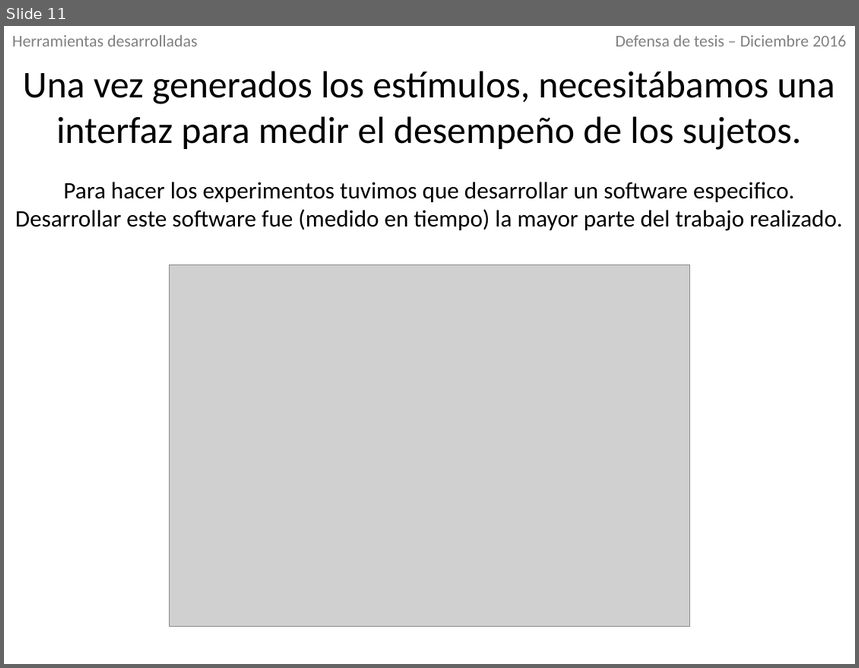
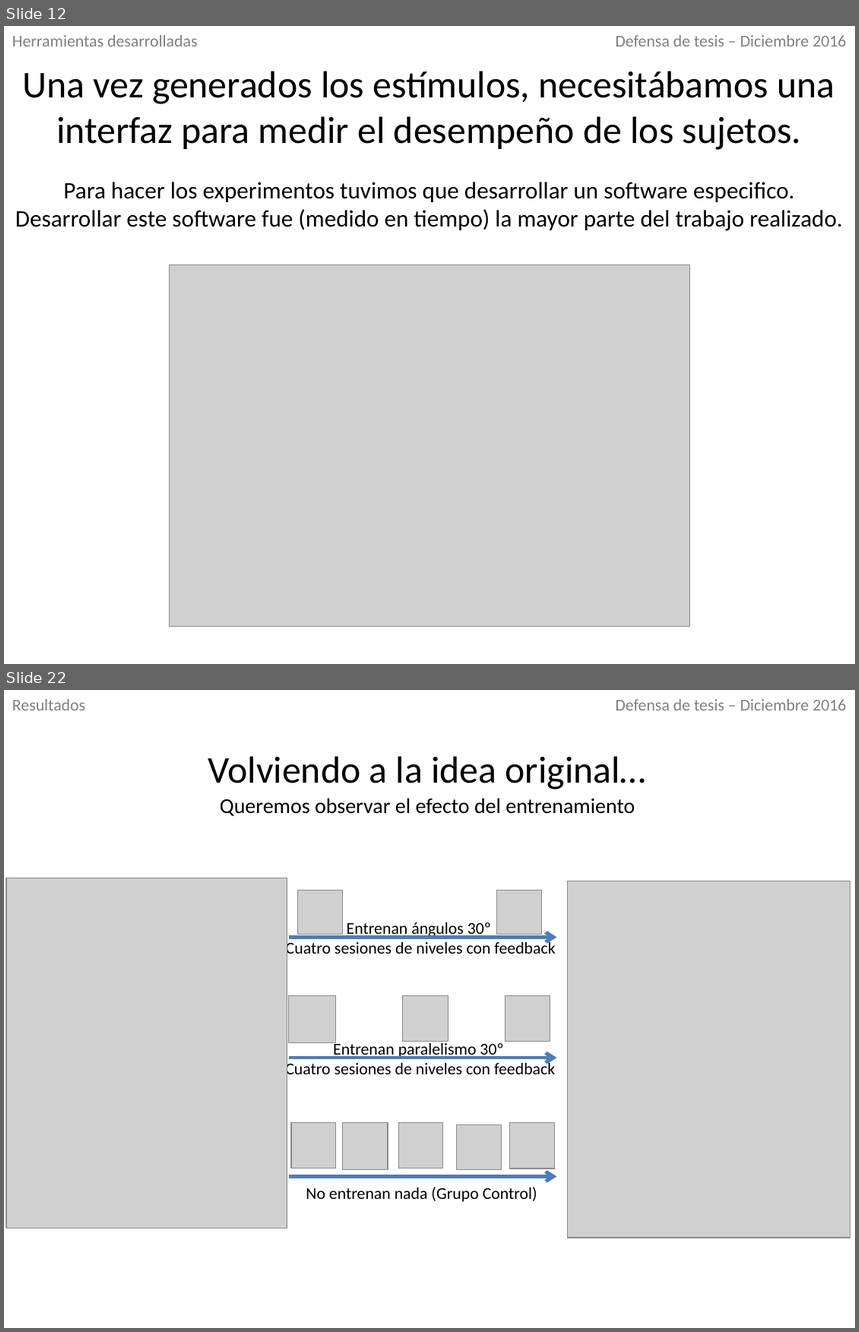
Before and after one commit to IoniUTDT/RedaccionTesis, a slide deck: Defensa/Defensa.pptx. Shown one above the other, each under a label of ours: slide 11 before the commit, slides 12 and 22 after it; the slides between them are not shown. The pictures are 859x668 and 859x1332 pixels, drawn with LibreOffice and Linux fonts; fonts in the diff are those of the drawing; grey boxes stand for pictures. Boxes give left, top, right and bottom in pixels: in the first picture for what was removed or moved away, otherwise in the second. Text is boxed around its words. In the diff, an @@ line names an element or a change of style, - is before the commit and + after.

```diff
--- a/Defensa/Defensa.pptx
+++ b/Defensa/Defensa.pptx
@@ slide 22 added at <box>4,690,855,1328</box>, background #FFFFFF @@
@@ text added at <box>12,699,85,711</box>, 14 pt, text #808080 @@
+Resultados
@@ text added at <box>616,699,846,711</box>, 14 pt, text #808080 @@
+Defensa de tesis – Diciembre 2016
@@ text added at <box>208,756,646,790</box>, 32 pt, text #000000 @@
+Volviendo a la idea original…
@@ text added at <box>220,798,635,816</box>, 18 pt, text #000000 @@
+Queremos observar el efecto del entrenamiento
@@ picture added at <box>6,878,287,1229</box> @@
@@ picture added at <box>297,890,343,934</box> @@
@@ picture added at <box>496,890,542,933</box> @@
@@ picture added at <box>567,882,850,1238</box> @@
@@ text added at <box>286,923,555,959</box>, 14 pt, text #000000 @@
+Entrenan ángulos 30º
+Cuatro sesiones de niveles con feedback
@@ arrow added from (289, 938) to (557, 938), #4B7EBC 3 pt @@
@@ picture added at <box>289,996,336,1043</box> @@
@@ picture added at <box>403,996,449,1040</box> @@
@@ picture added at <box>506,996,550,1040</box> @@
@@ text added at <box>285,1041,555,1080</box>, 14 pt, text #000000 @@
+Entrenan paralelismo 30º
+Cuatro sesiones de niveles con feedback
@@ arrow added from (289, 1058) to (557, 1058), #4B7EBC 3 pt @@
@@ picture added at <box>292,1123,336,1168</box> @@
@@ picture added at <box>343,1123,388,1170</box> @@
@@ picture added at <box>399,1123,443,1168</box> @@
@@ picture added at <box>456,1125,501,1170</box> @@
@@ picture added at <box>509,1123,555,1170</box> @@
@@ arrow added from (289, 1177) to (557, 1177), #4B7EBC 3 pt @@
@@ text added at <box>306,1187,538,1202</box>, 14 pt, text #000000 @@
+No entrenan nada (Grupo Control)
@@ what was slide 11 is now slide 12 @@
```
Also in this commit, not shown: 4 slides changed, 8 other slides added, 31 other files.
